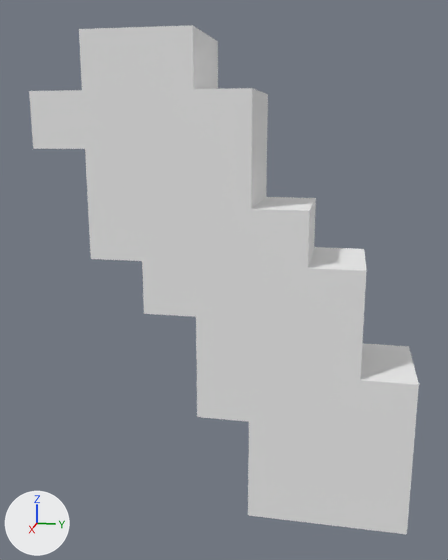
Renders of the OBJ model ressources/parts_bomberman/bombeman-1-legl.obj from each side of a commit.
Before and after are seen from a camera (50 mm lens) standing at (-0.239, 0.564, 0.737) and looking at (-1.396, 0.333, 0.448). The lights are fixed; the arrows at lower left show +X, +Y and +Z. Where no turn or scale is listed for an object, it has been applied to the vertices. Vertices at the same position are counted once.

The first picture shows 'legl'.
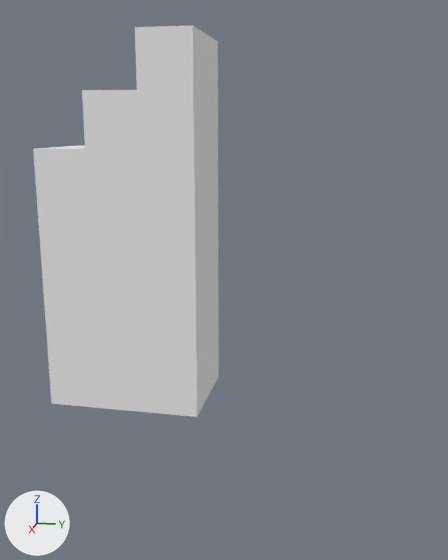
The newer file is also turned or shifted as a whole; pictures and numbers use the older file's frame.

Changed parts and their boxes [x1, y1, x2, y2] in the pictures (448 x 560 px):
```json
{"object": "legl", "change": "reshaped", "before": [29, 25, 419, 534], "after": [33, 25, 219, 417], "on screen": "52% narrower, 23% shorter"}
```

Scene script edits in JSON lines:
```json
{"block": "me_legl", "where": "# used by ob_legl; location = (0.0, 0.0, 0.0)"}
{"op": "remove", "block": "me_legl", "code": "me_legl.from_pydata(...)  # 44 vertices, 84 faces; spans x -1.5..-1.3, y 0.0..0.7, z 0.0..0.9"}
{"op": "add", "block": "me_legl", "code": "me_legl.from_pydata(...)  # 16 vertices, 28 faces; spans x -1.5..-1.3, y 0.0..0.3, z 0.2..0.9"}
{"block": "me_legl", "change": "me_legl part 1"}
{"block": "me_legl", "change": "34 vertices are removed from x -1.5..-1.3, y 0.0..0.7, z 0.0..0.9"}
{"block": "me_legl", "change": "84 faces are deleted"}
{"block": "me_legl", "change": "6 vertices are added at (-1.5, 0.0, 0.2), (-1.5, 0.2, 0.8), (-1.5, 0.2, 0.9), (-1.3, 0.0, 0.2), (-1.3, 0.2, 0.8), (-1.3, 0.2, 0.9)"}
{"block": "me_legl", "change": "28 new faces join them"}
```
